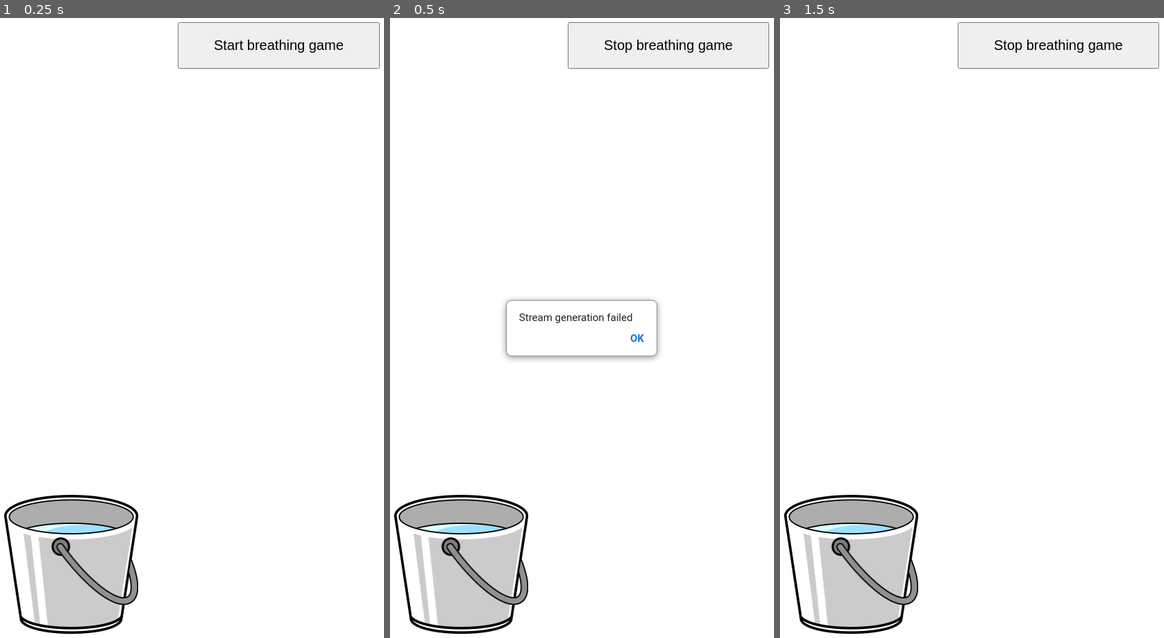
Above: before the commit, frames 1-3 (left to right).
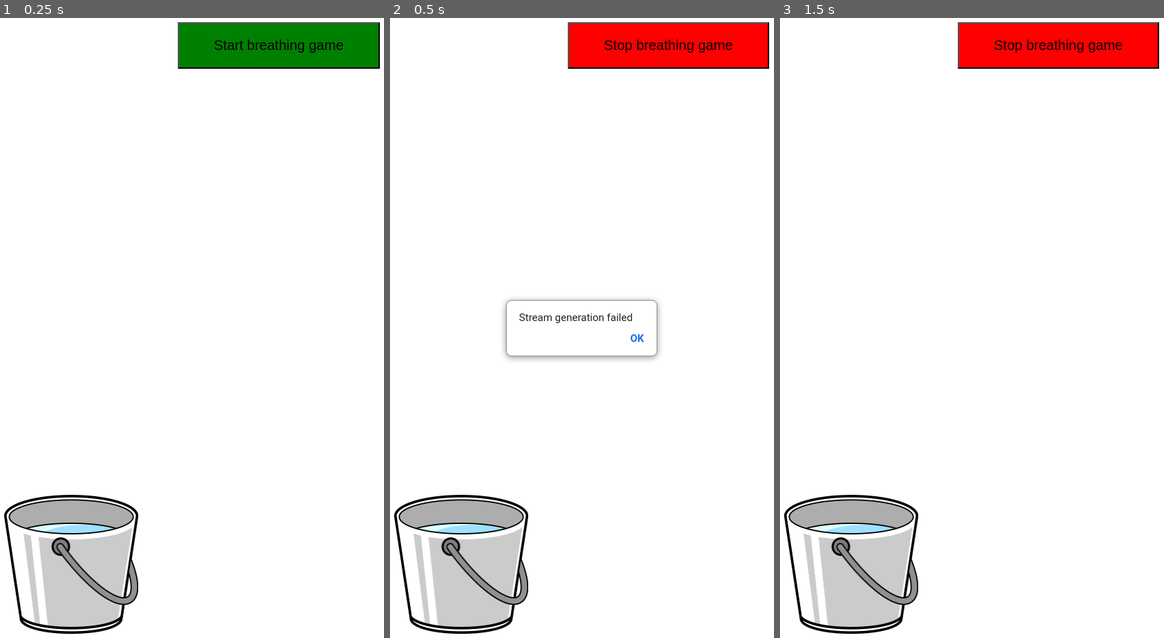
Above: after the commit, the same moments.

Repository: kayleyxu/JS-Dragon-Breathing-Game
Game: browser game, page game.html
Two runs of this game, one before a commit and one after it. Both use one fixed random seed, a clock stepped at 60 frames per second and the inputs below. When the page shows a pop-up message, it is drawn as a white box for half a second while everything else waits; a line starting with > is the answer the replay typed.
Inputs:
- Up to frame 1 (0.25 s): no input
- Up to frame 2 (0.5 s): click "Start breathing game" at 0.27 s
- Up to frame 3 (1.5 s): hold S 1.03-1.3 s; tap Space at 1.1 s; hold W from 1.35 s (still down)

The runs differ from the first frame. In frame 1, 3.9% of the frame differs, in the area x 46-99%, y 0-9%; in frame 2, 3.9%; in frame 3, 3.9%.

Commit message:
Change start/stop button color

Diff:
--- a/game.html
+++ b/game.html
@@ -13,7 +13,7 @@
 
 <body onkeypress="getWhichKeyPressed(event);">
 	<div style="width:400px; margin:50px auto;">
-		<input type="button" style="padding:20px 50px; font-size:20px; cursor:pointer"id="buttonId" onClick="startGame()" value="Start breathing game">
+		<input type="button" style="padding:20px 50px; font-size:20px; cursor:pointer; background-color:green" id="buttonId" onClick="startGame()" value="Start breathing game">
 		<!--
 		<div id="display-parameters" style="margin-top:50px; font-size:25px; color:#ffffff;background:#000;padding:20px; width:300px;text-align:center;"></div>
 		<div id="display-running" style="margin-top:50px; font-size:25px; color:#ffffff;background:#000;padding:20px; width:300px;text-align:center;"></div>
--- a/js/game.js
+++ b/js/game.js
@@ -1,9 +1,7 @@
 class Game {
-    static BatCounter = 0;
     constructor() {
         console.log("Game: constructor")
         this.batCounter = 0;
-        Bat.BatCounter += 1;
 
         // starting the game button
         this.button = document.getElementById("buttonId");
@@ -42,6 +40,8 @@
     }
 
     initGame() {
+        this.batCounter = 0;
+
         // timer for creating new bats, reduce this timer as game speeds up
         this.batSpawnTimeout = 5000;
 
@@ -70,6 +70,7 @@
         this.gameRunning = true;
         // change button to indicate game is running
         this.button.value = "Stop breathing game";
+        this.button.style.backgroundColor = "red";
 
         // start creating bats
         this.createBat()
@@ -80,10 +81,12 @@
 
     createBat() {
         let bat = new Bat();
+        this.batCounter += 1;
+
         this.flyingBats.push(bat)
-        console.log("Game: createBat", bat.imageElement.id, Bat.BatCounter);
-
-        if (Bat.BatCounter % 10 == 0) {
+        console.log("Game: createBat", bat.imageElement.id, this.batCounter);
+
+        if (this.batCounter % 10 == 0) {
             // reduce bat spawn timeout to make it faster after spawning every 10 bats
             this.batSpawnTimeout -= this.batSpawnTimeoutSpeedUp;
             console.log("reduce bat creation timeout to", this.batSpawnTimeout);
@@ -118,6 +121,7 @@
 
         // change button to indicate game is stopped
         this.button.value = "Start breathing game";
+        this.button.style.backgroundColor = "green";
     }
 
 
